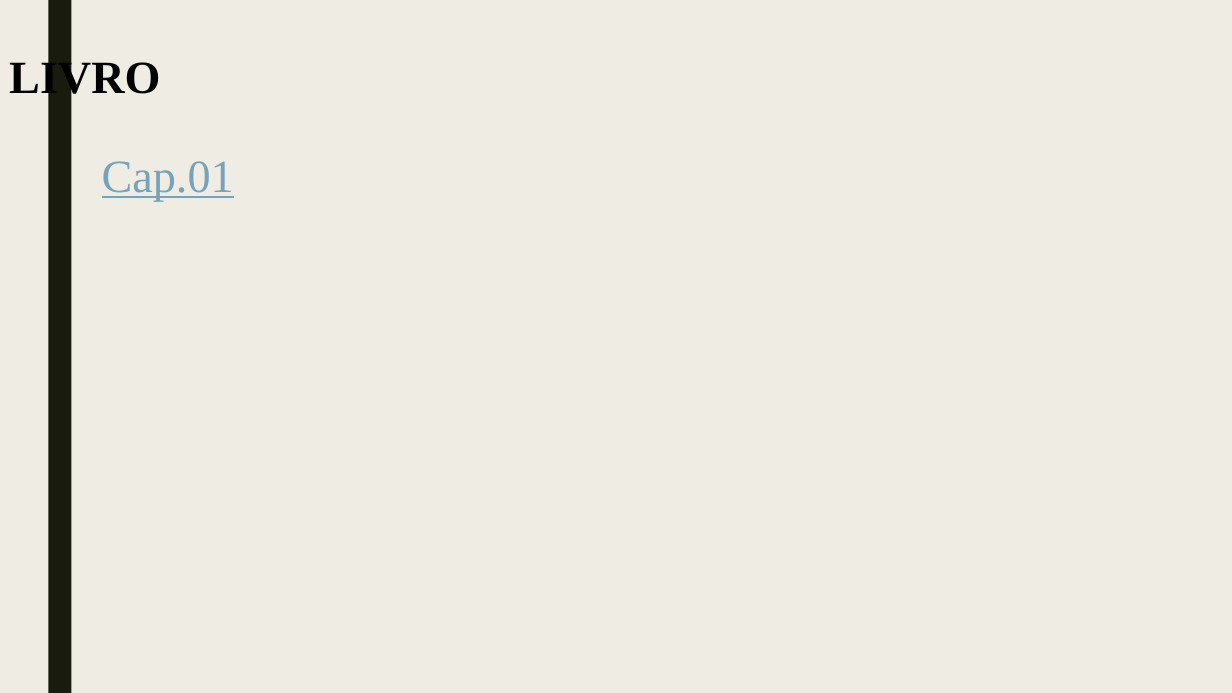
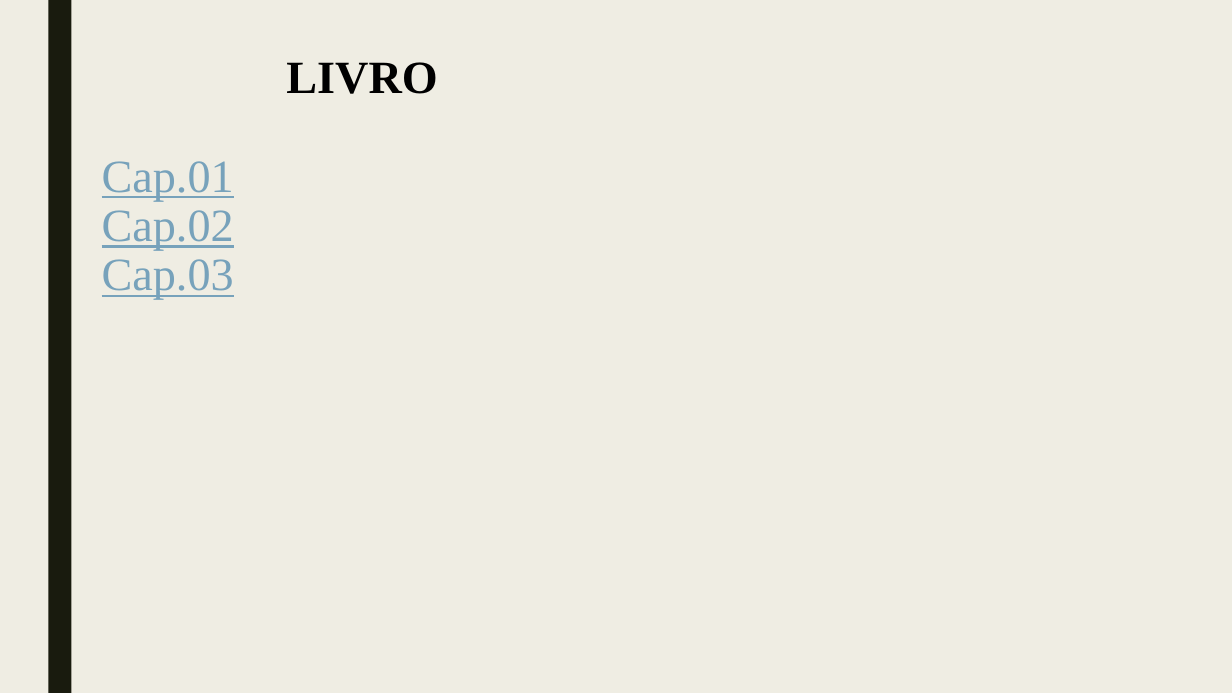
Before and after one commit to Gustavo01HGM/Aula04, a slide deck: slide 1 of LIVRO.pptx. Drawn at 1232x693 pixels with LibreOffice and Linux fonts; fonts in the diff are those of the drawing. Boxes give left, top, right and bottom in pixels: in the first picture for what was removed or moved away, otherwise in the second. Text is boxed around its words. In the diff, an @@ line names an element or a change of style, - is before the commit and + after.

```diff
--- a/LIVRO.pptx
+++ b/LIVRO.pptx
@@ title at [102, 62, 437, 300]: text changed @@
-LIVRO
-Cap.01
+LIVRO
+Cap.01
+Cap.02
+Cap.03
```
Also in this commit, not shown: 2 other files.
